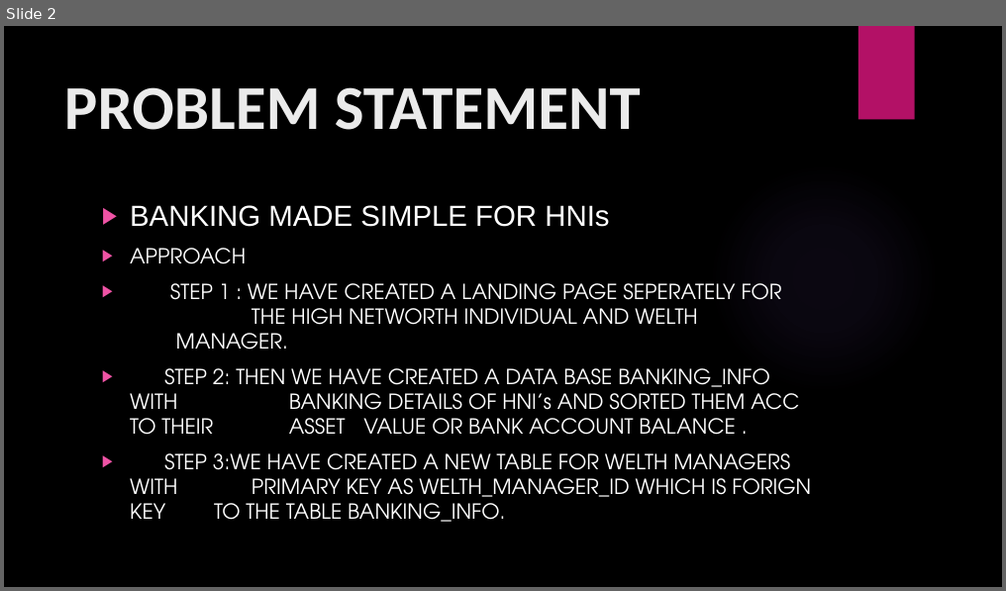
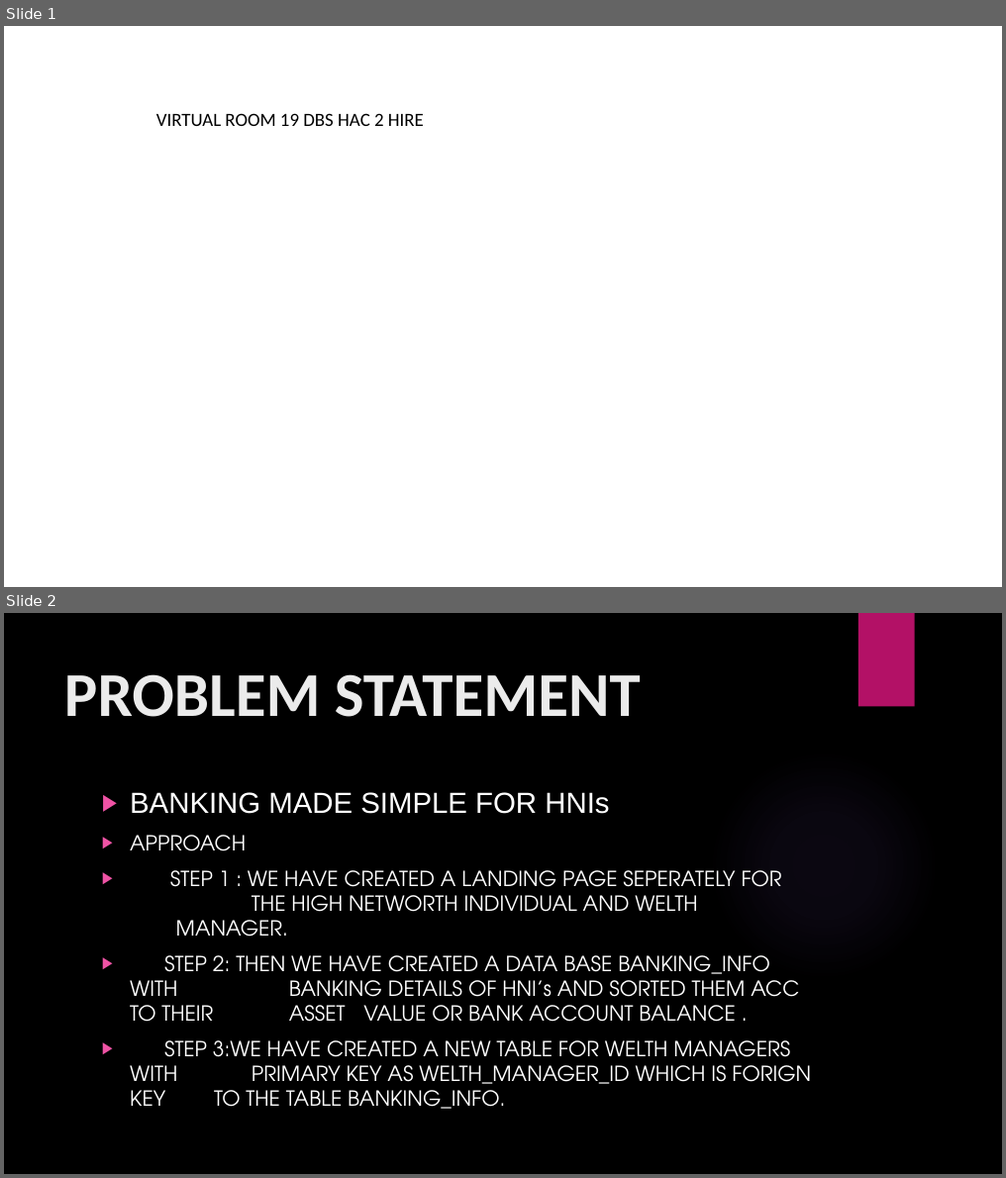
Before and after one commit to ADITYADESHPANDE137/DBSProject, a slide deck: High Net Worth Individuals.pptx. Shown one above the other, each under a label of ours: slide 2 before the commit, slides 1 and 2 after it. The pictures are 1006x591 and 1006x1178 pixels, drawn with LibreOffice and Linux fonts; fonts in the diff are those of the drawing; background and template pictures are left out. Boxes give left, top, right and bottom in pixels: in the first picture for what was removed or moved away, otherwise in the second. Text is boxed around its words. In the diff, an @@ line names an element or a change of style, - is before the commit and + after.

```diff
--- a/High Net Worth Individuals.pptx
+++ b/High Net Worth Individuals.pptx
@@ slide 1 added at [4,26,1002,587], background picture (left out) @@
@@ text added at [156,113,424,126], 18 pt, text #000000 @@
+VIRTUAL ROOM 19 DBS HAC 2 HIRE
```
Also in this commit, not shown: 1 slide changed, 1 slide removed.
